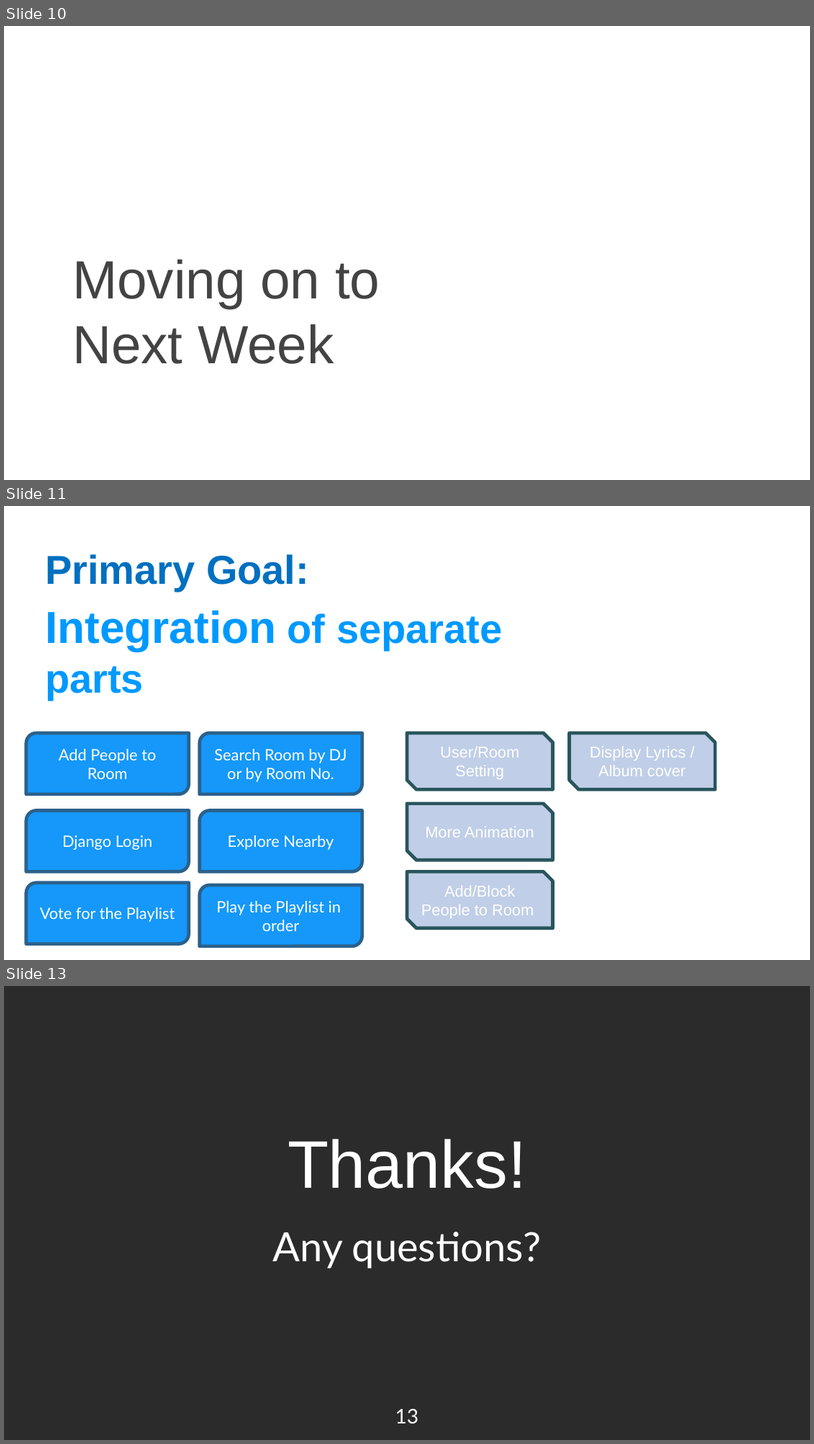
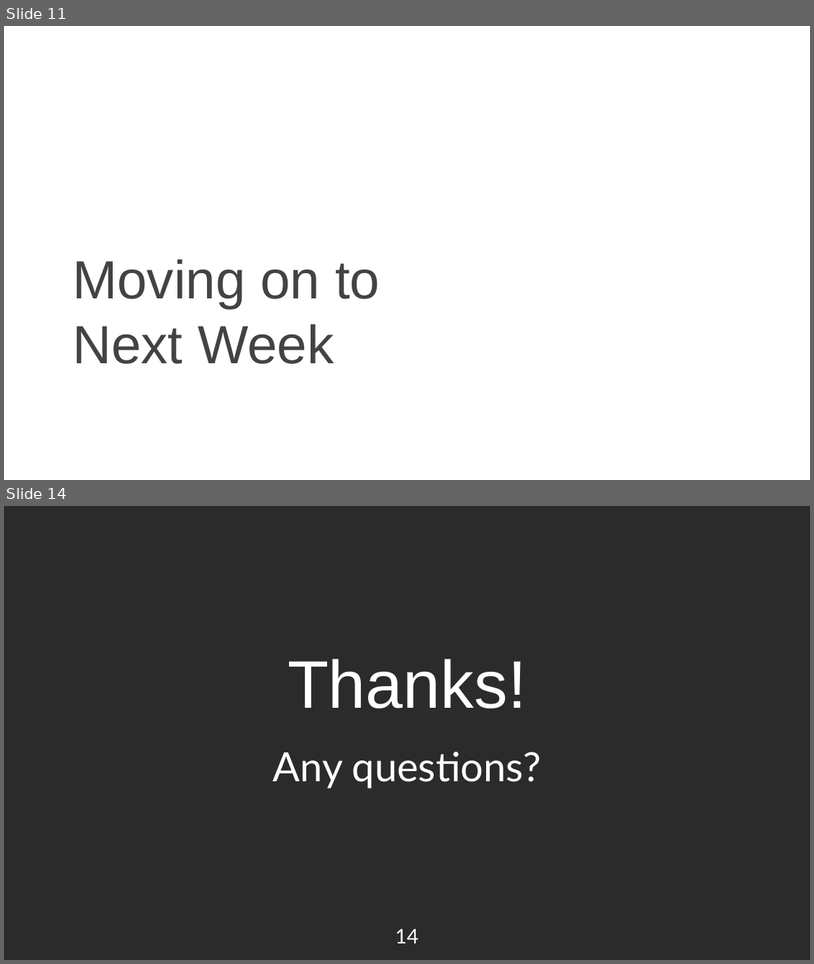
Before and after one commit to nkjack/17437-hot-pot-music-share, a slide deck: sprint-presentations/1119_WebApp_presentation.pptx. Shown one above the other, each under a label of ours: slides 10, 11 and 13 before the commit, slides 11 and 14 after it; the slides between them are not shown. The pictures are 814x1444 and 814x964 pixels, drawn with LibreOffice and Linux fonts; fonts in the diff are those of the drawing; background and template pictures are left out; a plain dark background stands for a picture behind light text. Boxes give left, top, right and bottom in pixels: in the first picture for what was removed or moved away, otherwise in the second. Text is boxed around its words. In the diff, an @@ line names an element or a change of style, - is before the commit and + after.

```diff
--- a/sprint-presentations/1119_WebApp_presentation.pptx
+++ b/sprint-presentations/1119_WebApp_presentation.pptx
@@ slide 11 removed at (4,506,810,960), background picture (left out) @@
@@ text removed at (45,554,502,700) @@
-Primary Goal:
-Integration of separate parts
@@ round diag rect removed at (26,733,190,794) @@
-Add People to Room
@@ round diag rect removed at (200,733,363,794) @@
-Search Room by DJ or by Room No.
@@ snip diag rect removed at (407,733,553,789) @@
-User/Room Setting
@@ snip diag rect removed at (569,733,715,789) @@
-Display Lyrics / Album cover
@@ snip diag rect removed at (407,803,553,860) @@
-More Animation
@@ round diag rect removed at (26,810,190,871) @@
-Django Login
@@ round diag rect removed at (200,810,363,871) @@
-Explore Nearby
@@ snip diag rect removed at (407,871,553,928) @@
-Add/Block People to Room
@@ round diag rect removed at (26,883,190,944) @@
-Vote for the Playlist
@@ round diag rect removed at (200,885,363,947) @@
-Play the Playlist in order
@@ page number removed at (751,918,800,952) @@
-11
@@ what was slide 10 is now slide 11 @@
@@ what was slide 13 is now slide 14 @@
@@ page number at (396,929,419,943): text changed @@
-13
+14
```
Also in this commit, not shown: 4 slides changed, 5 slides added, 3 other slides removed, 5 other files.
